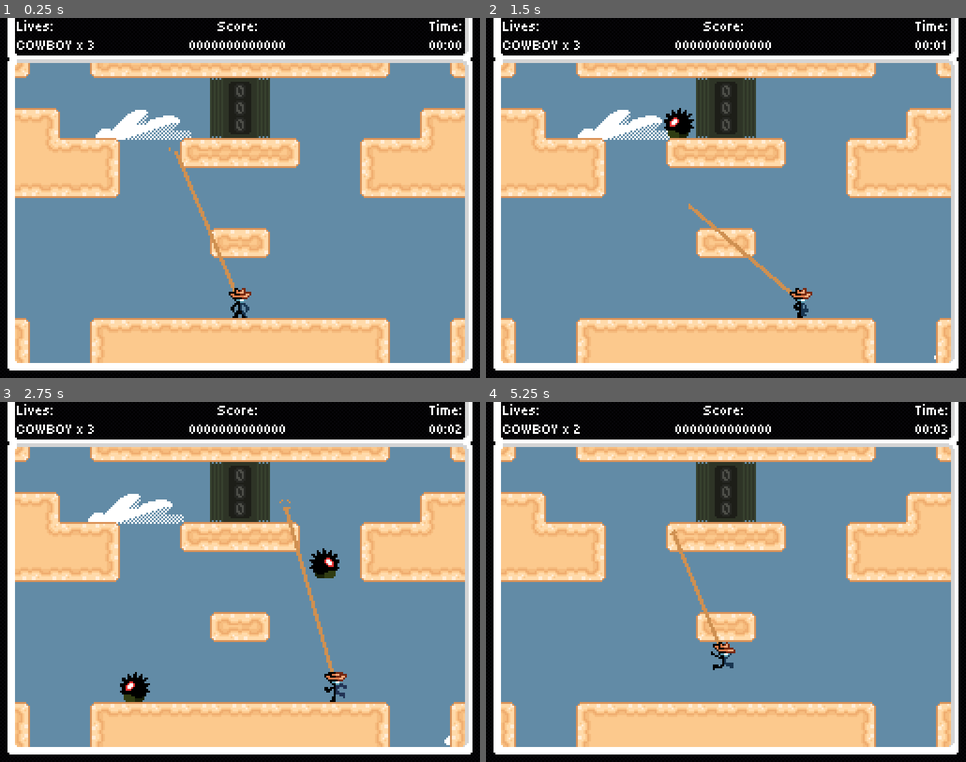
Above: before the commit, frames 1-4 (two rows, left to right).
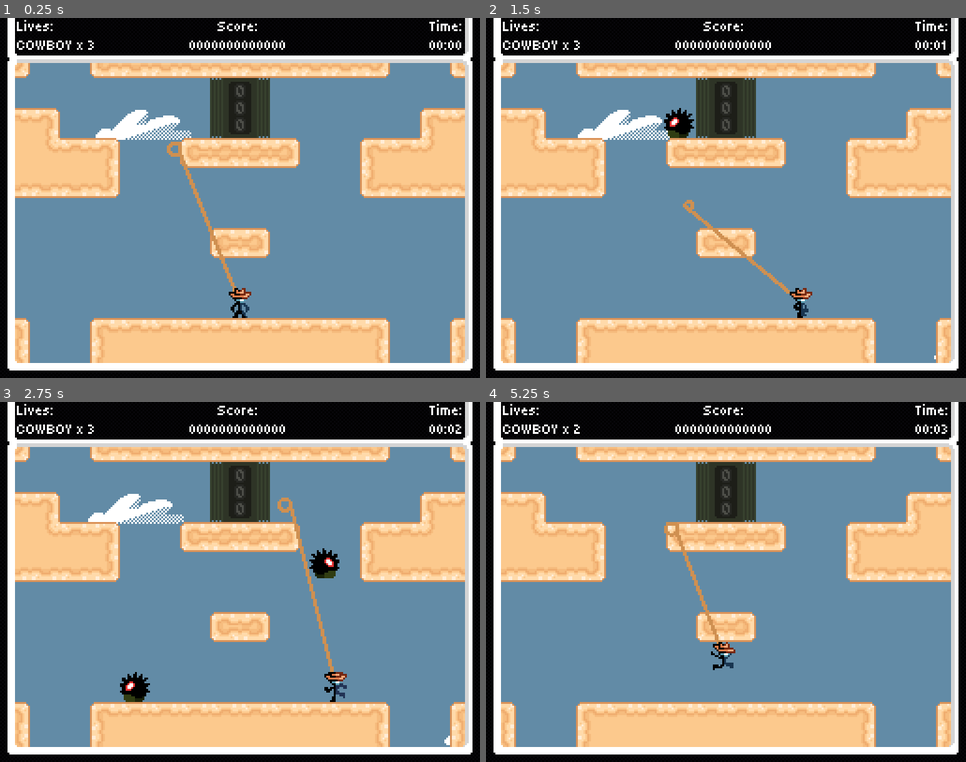
Above: after the commit, the same moments.

Repository: Jcodefox/GMTK-2025
Game: Godot game, scene res://scenes/topscenes/gameplay_topscene.tscn
Two runs of this game, one before a commit and one after it. Both use one fixed random seed, a clock stepped at 60 frames per second and the inputs below.
Inputs (mouse positions are in pixels of both pictures, inside the frame that each line leads up to):
- Up to frame 1 (0.25 s): no input
- Up to frame 2 (1.5 s): move the mouse to (831, 180) at 0.52 s; hold D (move_right) from 0.53 s (still down); click (831, 180) at 0.6 s; tap Space (move_jump) at 0.77 s; move the mouse to (630, 216) at 1.27 s; click (630, 216) at 1.35 s
- Up to frame 3 (2.75 s): tap Space (move_jump) at 1.52 s; move the mouse to (288, 502) at 2.02 s; release D (move_right) at 2.03 s; hold A (move_left) from 2.03 s (still down); click (288, 502) at 2.1 s
- Up to frame 4 (5.25 s): move the mouse to (702, 654) at 2.77 s; release A (move_left) at 2.78 s; hold D (move_right) 2.78-4.28 s; click (702, 654) at 2.85 s; tap Space (move_jump) at 3.02, 3.77, 4.52, 5 s; move the mouse to (870, 636) at 3.52 s; click (870, 636) at 3.6 s; tap Enter at 4.25 s; move the mouse to (582, 528) at 4.27 s; hold A (move_left) 4.28-5.03 s; click (582, 528) at 4.35 s; move the mouse to (750, 582) at 5.02 s; hold D (move_right) from 5.03 s (still down); click (750, 582) at 5.1 s

The runs differ from the first frame. In frame 1, 0.3% of the frame differs, in the area x 34-50%, y 34-75%; in frame 2, 0.3%; in frame 3, 0.5%, in the area x 57-70%, y 26-74%; in frame 4, 0.3%.

Commit message:
Make lasso line thickness constant

Diff:
--- a/scenes/prefabs/lasso.tscn
+++ b/scenes/prefabs/lasso.tscn
@@ -1,22 +1,10 @@
-[gd_scene load_steps=6 format=3 uid="uid://byjfep6lctpr3"]
+[gd_scene load_steps=4 format=3 uid="uid://byjfep6lctpr3"]
 
 [ext_resource type="Script" uid="uid://cbx6oc7sy20ab" path="res://scripts/prefabs/lasso_v2.gd" id="1_vaqmv"]
 [ext_resource type="PackedScene" uid="uid://pg1yt1laqyvb" path="res://scenes/prefabs/slingball.tscn" id="2_ogh4t"]
 
 [sub_resource type="CircleShape2D" id="CircleShape2D_vaqmv"]
 radius = 0.01
-
-[sub_resource type="Gradient" id="Gradient_vaqmv"]
-interpolation_mode = 1
-offsets = PackedFloat32Array(0, 0.911483, 1)
-colors = PackedColorArray(0.811765, 0.564706, 0.317647, 0, 0.811765, 0.564706, 0.317647, 1, 0.811765, 0.564706, 0.317647, 0)
-
-[sub_resource type="GradientTexture2D" id="GradientTexture2D_ogh4t"]
-gradient = SubResource("Gradient_vaqmv")
-fill = 1
-fill_from = Vector2(0.5, 0.5)
-fill_to = Vector2(1, 0.5)
-metadata/_snap_enabled = true
 
 [node name="Lasso" type="Line2D"]
 width = 2.0
@@ -30,11 +18,3 @@
 
 [node name="CollisionShape2D" type="CollisionShape2D" parent="Area2D"]
 shape = SubResource("CircleShape2D_vaqmv")
-
-[node name="Sprite2D" type="Sprite2D" parent="."]
-scale = Vector2(1e-05, 1e-05)
-texture = SubResource("GradientTexture2D_ogh4t")
-
-[node name="Area2D2" type="Area2D" parent="."]
-collision_layer = 4
-collision_mask = 4
--- a/scripts/prefabs/lasso_v2.gd
+++ b/scripts/prefabs/lasso_v2.gd
@@ -58,6 +58,7 @@
 
 	var cumulative_angle: float = abs(all_mouse_angles.reduce(func(acc, val): return acc + val, 0))
 
+
 	while cumulative_angle > max_mouse_angle_amount:
 		all_mouse_angles.remove_at(0)
 		mouse_angle_time.remove_at(0)
@@ -72,9 +73,6 @@
 	lasso_loop_size = cumulative_angle * 2.0
 	lasso_loop_size = max(lasso_loop_size, 0)
 
-	$Sprite2D.position = lasso_current_pos - global_position
-	$Sprite2D.scale = Vector2(lasso_loop_size, lasso_loop_size) / 64
-
 	# Adding a minimum size here prevents issues of collider being too small
 	# Which Godot doesn't like (I think)
 	$Area2D/CollisionShape2D.shape.radius = max(lasso_loop_size / 2, 0.1)
@@ -85,9 +83,15 @@
 
 
 	var pos: Vector2 = player_pos - global_position
-	var direction: Vector2 = pos.direction_to($Sprite2D.position)
-	var distance: float = pos.distance_to($Sprite2D.position) - lasso_loop_size / 2 + 2
-	points = PackedVector2Array([pos, pos + direction * distance])
+
+	var new_points: Array[Vector2] = []
+	new_points.append(pos)
+	var p: int = 20
+	for i in range(p + 1):
+		var x: float = cos(float(i)/p * TAU + current_angle)
+		var y: float = sin(float(i)/p * TAU + current_angle)
+		new_points.append(Vector2(x, y) * lasso_loop_size / 2 + lasso_current_pos - global_position)
+	points = PackedVector2Array(new_points)
 
 	line_vertex_positions.push_back(get_global_mouse_position())
 	line_vertex_time.push_back(cumulative_delta)
